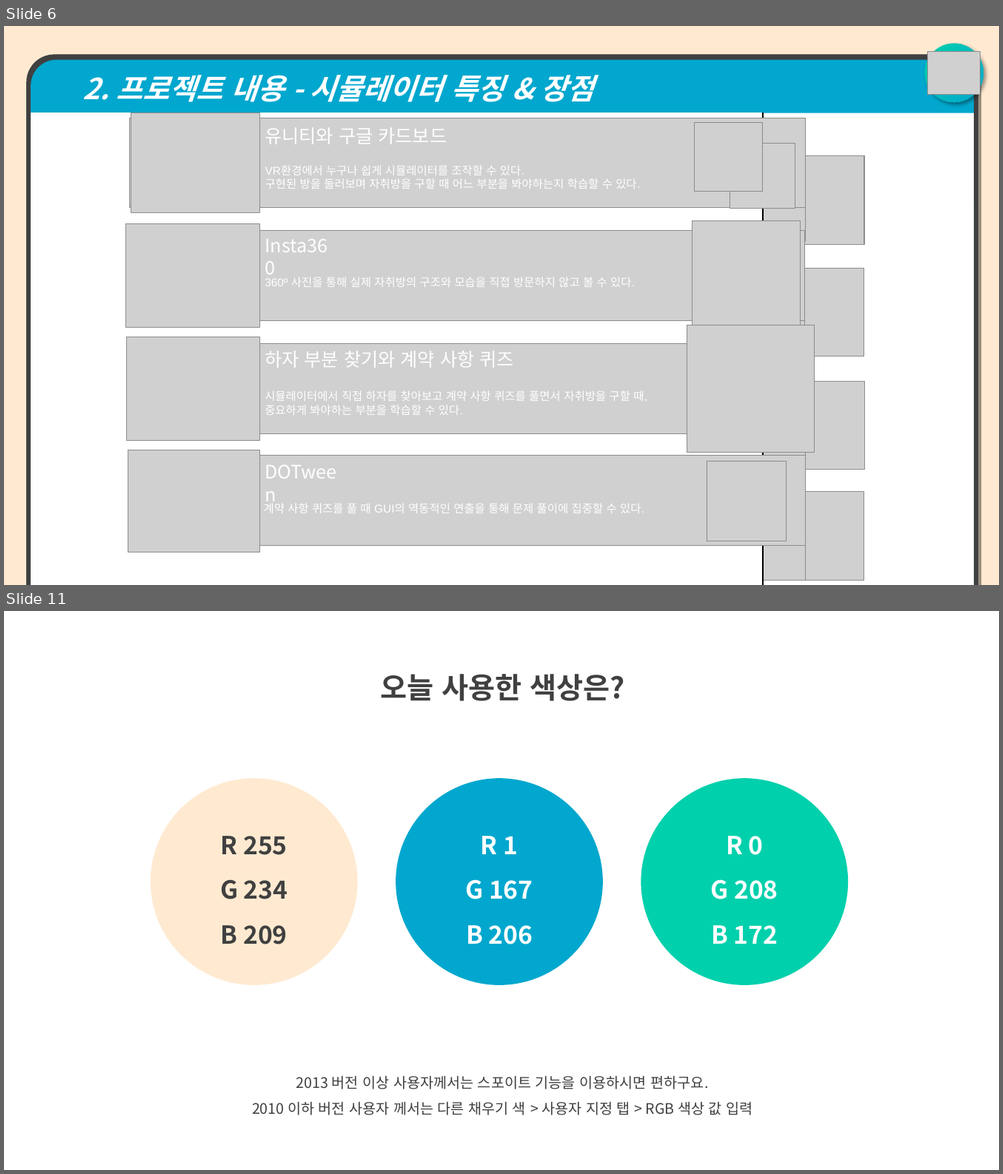
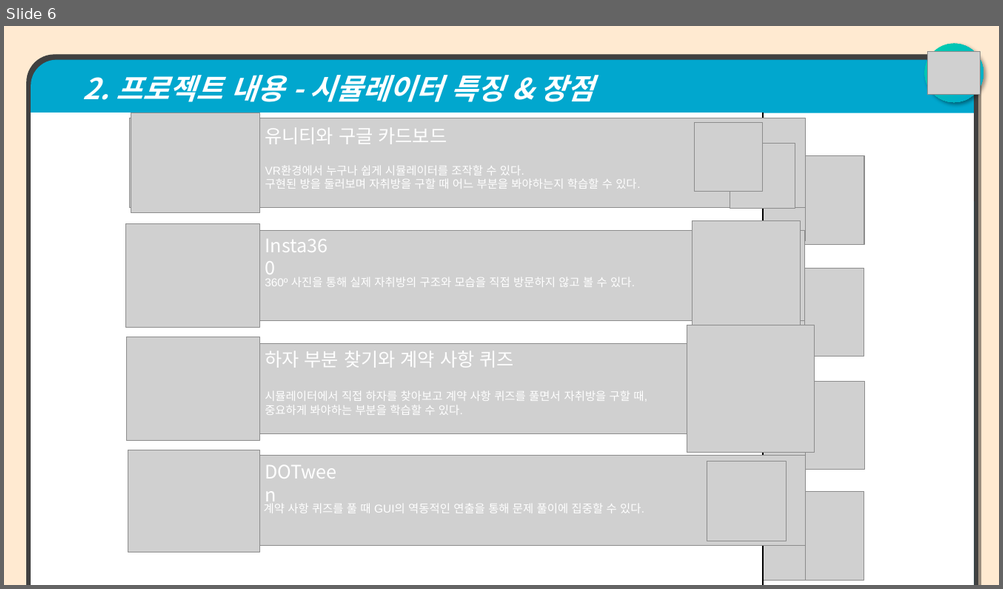
Before and after one commit to jangho1016/2022_1_CapstoneDesign, a slide deck: Final Assignments/파라노이드 팀 발표용 PPT.pptx. Shown one above the other, each under a label of ours: slides 6 and 11 before the commit, slide 6 after it; the slides between them are not shown. The pictures are 1003x1174 and 1003x589 pixels, drawn with LibreOffice and Linux fonts; fonts in the diff are those of the drawing; grey boxes stand for pictures. Boxes give left, top, right and bottom in pixels: in the first picture for what was removed or moved away, otherwise in the second. Text is boxed around its words. In the diff, an @@ line names an element or a change of style, - is before the commit and + after.

```diff
--- a/Final Assignments/파라노이드 팀 발표용 PPT.pptx
+++ b/Final Assignments/파라노이드 팀 발표용 PPT.pptx
@@ slide 11 removed at (4,611,999,1170), background #FFFFFF @@
@@ text removed at (380,674,624,701) @@
-오늘 사용한 색상은?
@@ ellipse removed at (151,778,358,985) @@
-R 255
-G 234
-B 209
@@ ellipse removed at (395,778,603,985) @@
-R 1
-G 167
-B 206
@@ ellipse removed at (641,778,848,985) @@
-R 0
-G 208
-B 172
@@ text removed at (252,1076,752,1116) @@
-2013 버전 이상 사용자께서는 스포이트 기능을 이용하시면 편하구요.
-2010 이하 버전 사용자 께서는 다른 채우기 색 > 사용자 지정 탭 > RGB 색상 값 입력
```
Also in this commit, not shown: 8 slides changed, 1 slide added, 1 other slide removed, 1 other file.
